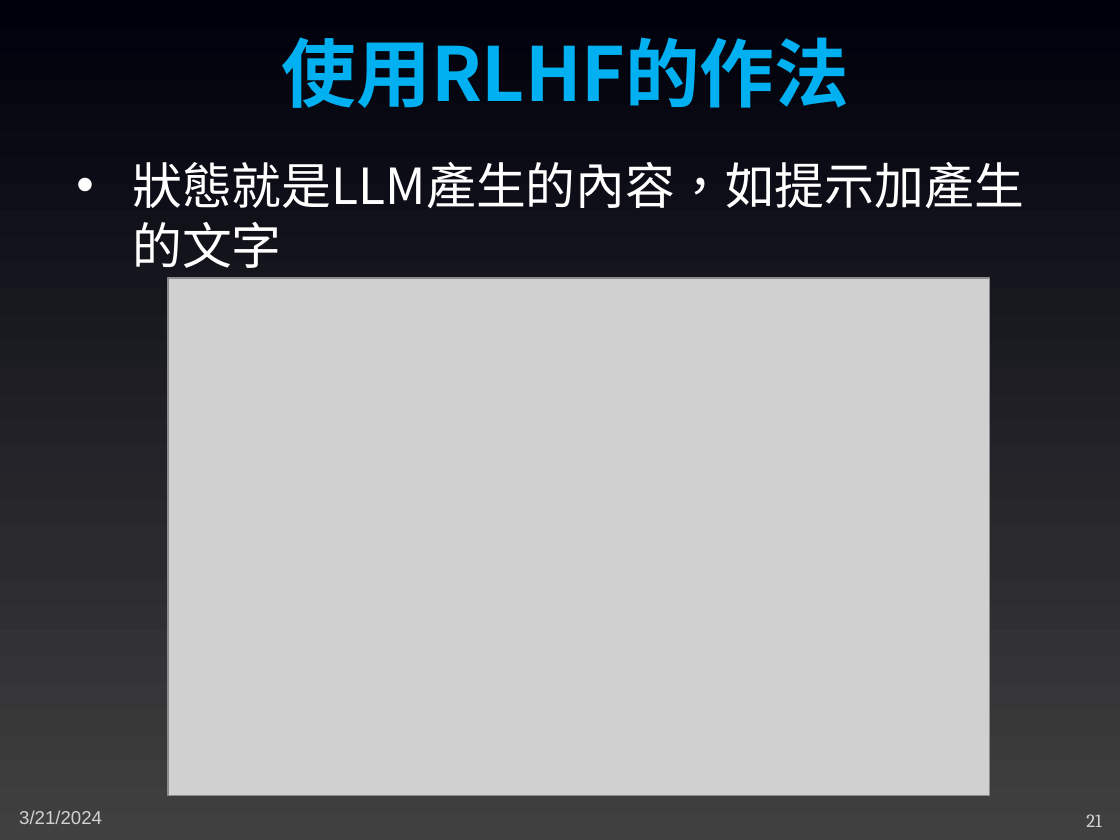
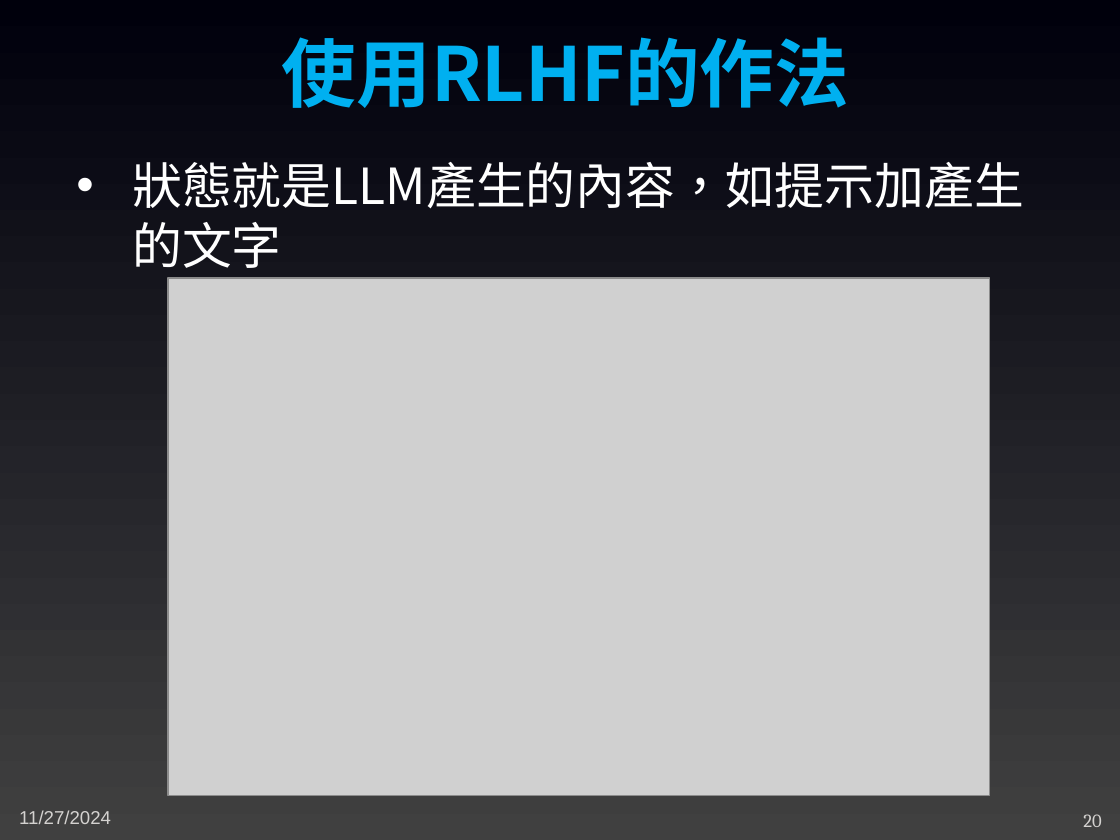
Before and after one commit to joshhu/mustllm20242nd, a slide deck: slide 20 of Slides/Week01/16：進入RLHF階段.pptx (slide 21 before the commit). Drawn at 1120x840 pixels with LibreOffice and Linux fonts; fonts in the diff are those of the drawing; grey boxes stand for pictures. Boxes give left, top, right and bottom in pixels: in the first picture for what was removed or moved away, otherwise in the second. Text is boxed around its words. In the diff, an @@ line names an element or a change of style, - is before the commit and + after.

```diff
--- a/Slides/Week01/16：進入RLHF階段.pptx
+++ b/Slides/Week01/16：進入RLHF階段.pptx
@@ text at <box>19,810,111,824</box>: text changed @@
-3/21/2024
+11/27/2024
@@ page number at <box>1083,814,1101,827</box>: text changed @@
-21
+20
```
Also in this commit, not shown: 28 other slides changed, 1 slide removed, 5 other files.
